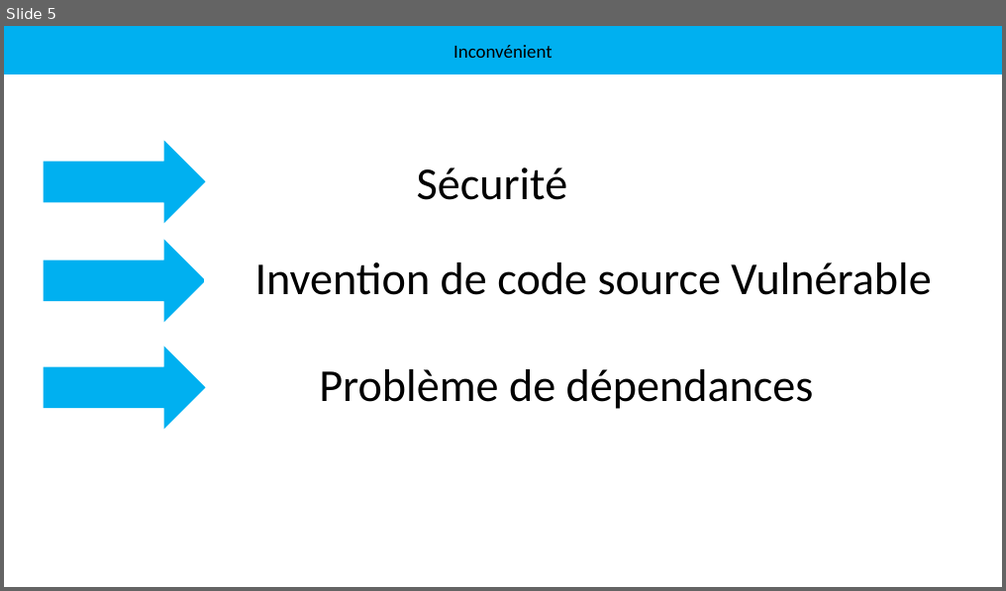
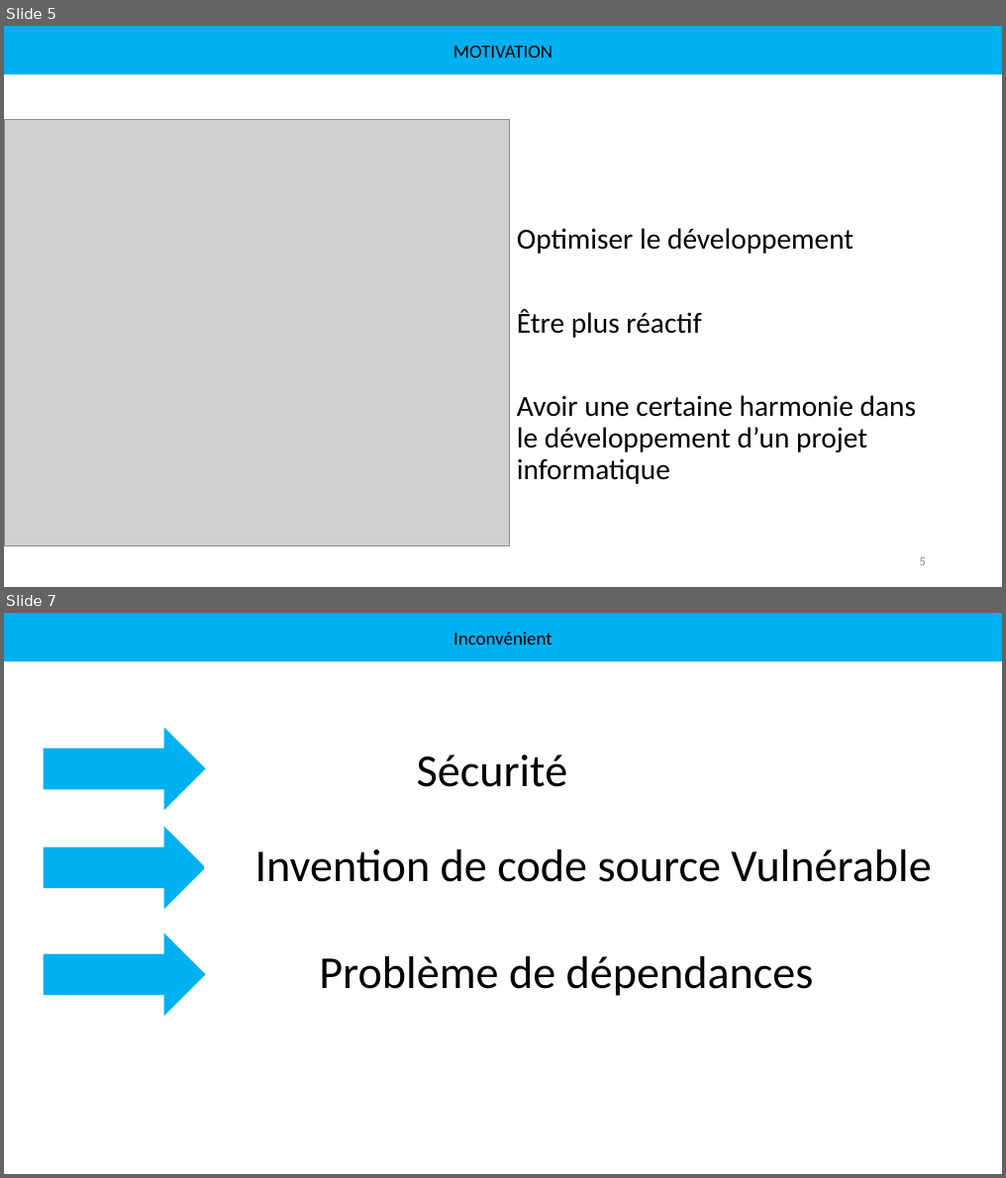
Before and after one commit to bayendemba/Docker, a slide deck: Docker.pptx. Shown one above the other, each under a label of ours: slide 5 before the commit, slides 5 and 7 after it; the slides between them are not shown. The pictures are 1006x591 and 1006x1178 pixels, drawn with LibreOffice and Linux fonts; fonts in the diff are those of the drawing; grey boxes stand for pictures. Boxes give left, top, right and bottom in pixels: in the first picture for what was removed or moved away, otherwise in the second. Text is boxed around its words. In the diff, an @@ line names an element or a change of style, - is before the commit and + after.

```diff
--- a/Docker.pptx
+++ b/Docker.pptx
@@ slide 5 added at [4, 26, 1002, 587], background #FFFFFF @@
@@ rectangle added at [4, 26, 1002, 75], fill #00B0F0, outline #00B0F0 1 pt, 18 pt, text #000000 @@
+MOTIVATION
@@ picture added at [4, 120, 509, 547] @@
@@ text added at [517, 228, 916, 484], 28 pt, text #000000 @@
+Optimiser le développement
+Être plus réactif
+Avoir une certaine harmonie dans le développement d’un projet informatique
@@ page number added at [920, 558, 926, 566], 12 pt, text #8C8C8C @@
+5
@@ what was slide 5 is now slide 7 @@
```
Also in this commit, not shown: 3 slides changed, 3 other slides added, 2 slides removed.
